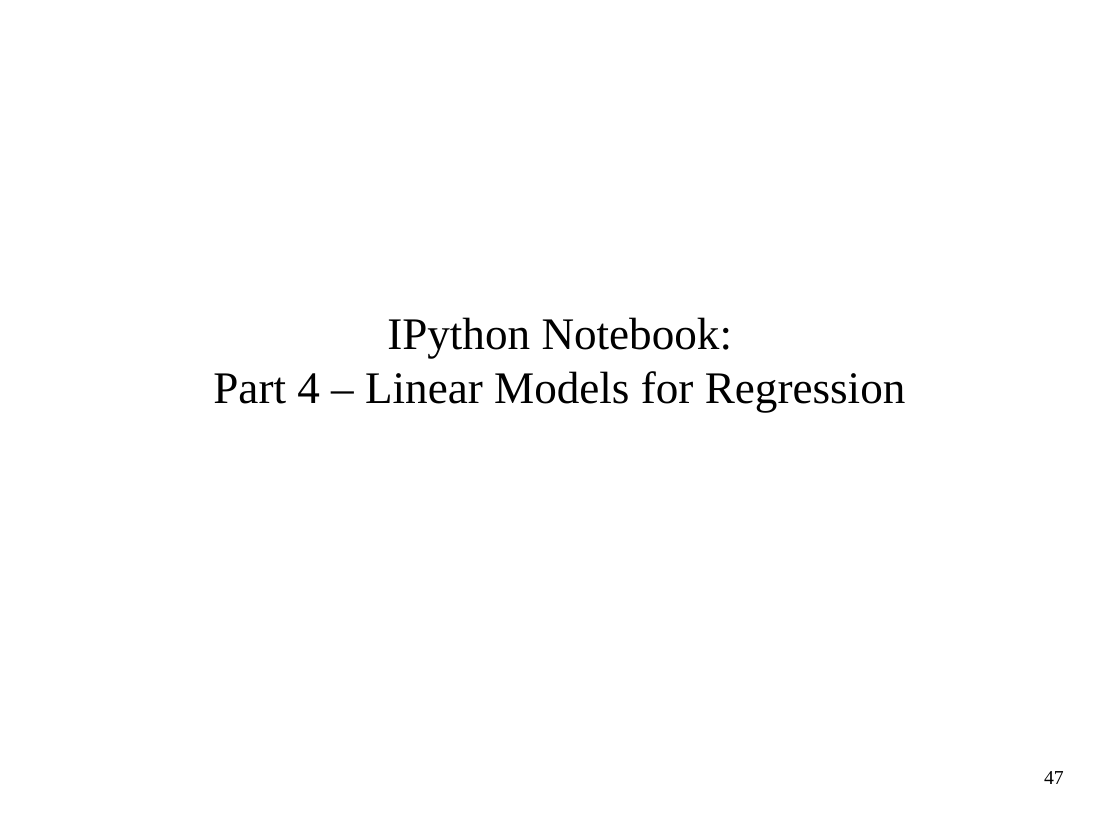
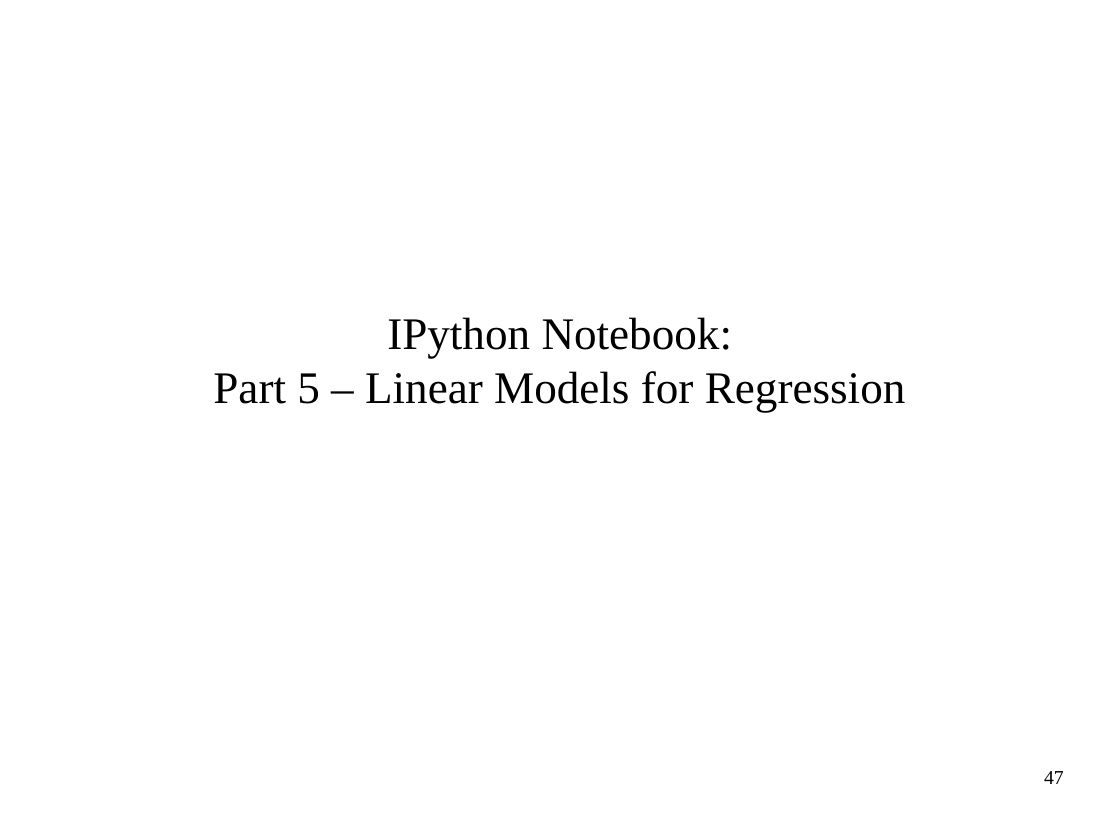
Before and after one commit to amueller/ml-workshop-1-of-4, a slide deck: slide 47 of intro-to-machine-learning-odsc-masterclass-2017.odp. Drawn at 1120x840 pixels with LibreOffice and Linux fonts; fonts in the diff are those of the drawing. Boxes give left, top, right and bottom in pixels: in the first picture for what was removed or moved away, otherwise in the second. Text is boxed around its words. In the diff, an @@ line names an element or a change of style, - is before the commit and + after.

Commit message:
fix preprocessing / linear model exercises

```diff
--- a/intro-to-machine-learning-odsc-masterclass-2017.odp
+++ b/intro-to-machine-learning-odsc-masterclass-2017.odp
@@ subtitle at [213,371,906,413]: text changed @@
-Part 4 – Linear Models for Regression
+Part 5 – Linear Models for Regression
```
Also in this commit, not shown: 3 other slides changed, 5 slides added, 1 slide removed, 3 other files.
